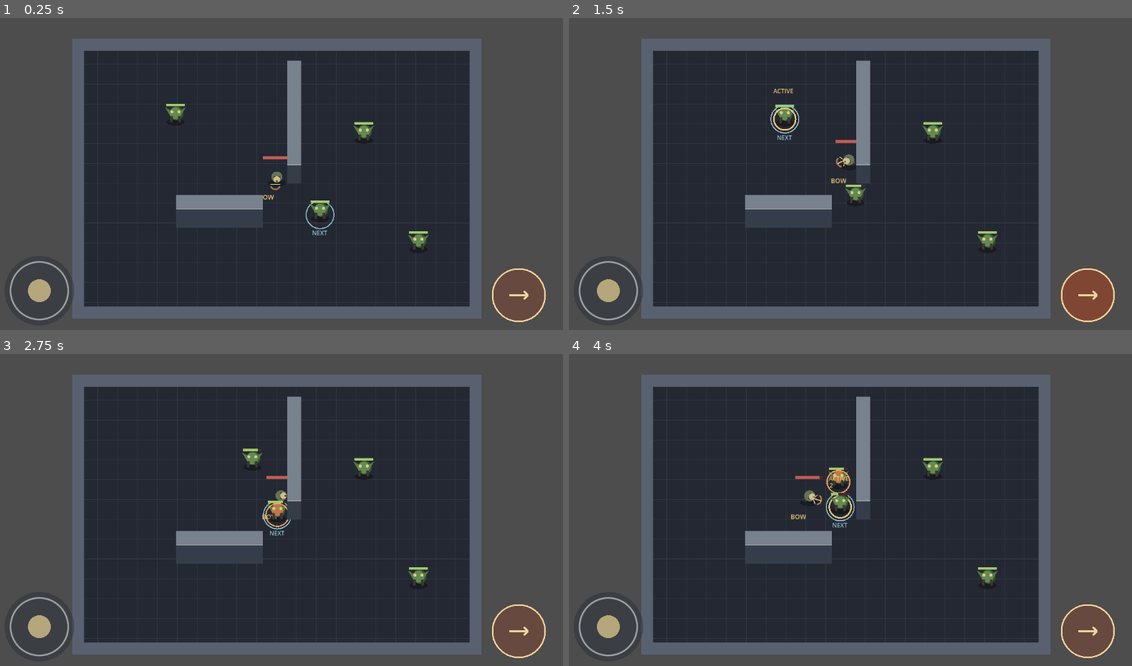
Above: before the commit, frames 1-4 (two rows, left to right).
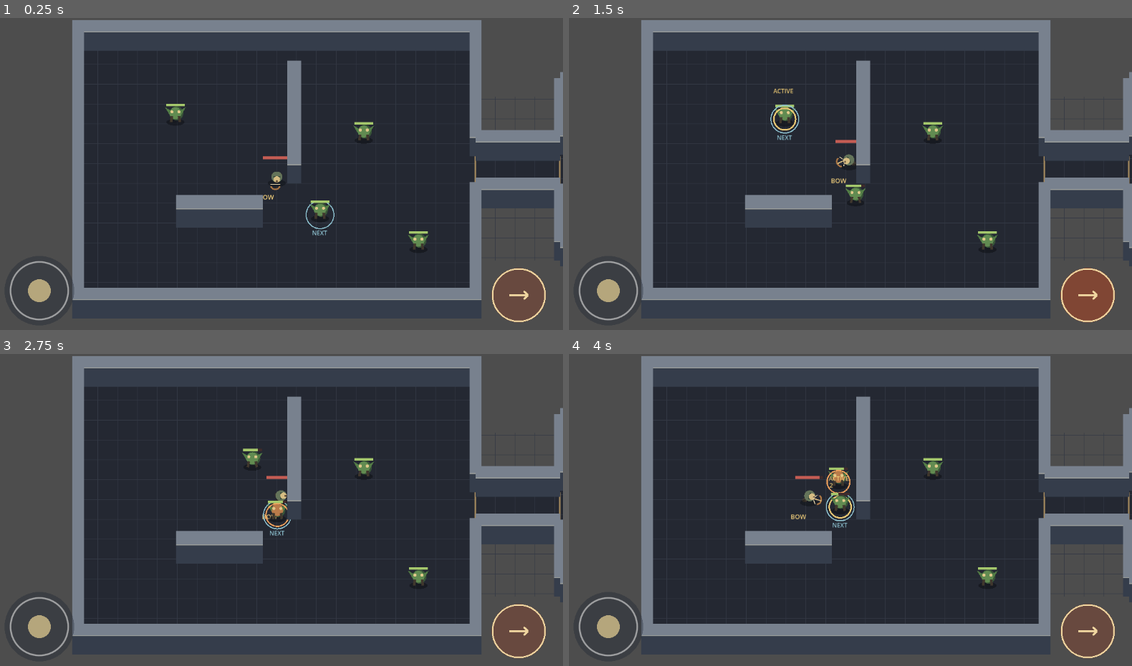
Above: after the commit, the same moments.

Repository: Jonty303/Project-Gauntlands
Game: Godot game, scene res://scenes/main.tscn
Same seed, same stepped clock (60 frames per second), same inputs: the game is played once before the commit and once after it.
Inputs (mouse positions are in pixels of both pictures, inside the frame that each line leads up to):
- Up to frame 1 (0.25 s): no input
- Up to frame 2 (1.5 s): tap Enter (ui_accept) at 0.5 s; drag from (608, 289) to (901, 108) at 0.52 s; drag from (1086, 295) to (816, 242) at 1.27 s
- Up to frame 3 (2.75 s): move the mouse to (332, 444) at 2.02 s; hold D (move_right) from 2.03 s (still down); tap Q (target_previous) at 2.1 s
- Up to frame 4 (4 s): release D (move_right) at 2.75 s; drag from (816, 578) to (675, 466) at 2.77 s; move the mouse to (1019, 563) at 3.52 s; hold A (move_left) from 3.53 s (still down); hold Space (attack) from 3.53 s (still down); tap Enter (ui_accept) at 3.77 s

The runs differ from the first frame. In frame 1, 18% of the frame differs, in the area x 12-100%, y 0-97%; in frame 2, 18%; in frame 3, 18%; in frame 4, 18%.

Commit message:
Extend perspective prototype with exterior raised walls doorway corridor and second chamber

Diff:
--- a/scripts/main.gd
+++ b/scripts/main.gd
@@ -10,6 +10,9 @@
 const SECOND_COVER_CENTER := Vector2(-115.0, 85.0)
 const SECOND_COVER_SIZE := Vector2(175.0, 28.0)
 const NAV_CELL := 20.0
+const CORRIDOR_RECT := Rect2(400.0, -48.0, 170.0, 96.0)
+const ROOM_RECT := Rect2(570.0, -165.0, 310.0, 330.0)
+const DOOR_HALF := 45.0
 const WALL_HEIGHT := 38.0
 const WALL_FACE_COLOR := Color("#353d4b")
 const WALL_TOP_COLOR := Color("#78818e")
@@ -19,7 +22,15 @@
     _create_wall("NorthWall", Vector2(0, -DUNGEON_SIZE.y / 2.0), Vector2(DUNGEON_SIZE.x + WALL_THICKNESS, WALL_THICKNESS))
     _create_wall("SouthWall", Vector2(0, DUNGEON_SIZE.y / 2.0), Vector2(DUNGEON_SIZE.x + WALL_THICKNESS, WALL_THICKNESS))
     _create_wall("WestWall", Vector2(-DUNGEON_SIZE.x / 2.0, 0), Vector2(WALL_THICKNESS, DUNGEON_SIZE.y + WALL_THICKNESS))
-    _create_wall("EastWall", Vector2(DUNGEON_SIZE.x / 2.0, 0), Vector2(WALL_THICKNESS, DUNGEON_SIZE.y + WALL_THICKNESS))
+    _create_wall("EastWallUpper", Vector2(400.0, -157.5), Vector2(WALL_THICKNESS, 225.0))
+    _create_wall("EastWallLower", Vector2(400.0, 157.5), Vector2(WALL_THICKNESS, 225.0))
+    _create_wall("CorridorNorth", Vector2(485.0, -48.0), Vector2(170.0, WALL_THICKNESS))
+    _create_wall("CorridorSouth", Vector2(485.0, 48.0), Vector2(170.0, WALL_THICKNESS))
+    _create_wall("RoomNorth", Vector2(725.0, -165.0), Vector2(310.0, WALL_THICKNESS))
+    _create_wall("RoomSouth", Vector2(725.0, 165.0), Vector2(310.0, WALL_THICKNESS))
+    _create_wall("RoomEast", Vector2(880.0, 0.0), Vector2(WALL_THICKNESS, 330.0))
+    _create_wall("RoomWestUpper", Vector2(570.0, -106.5), Vector2(WALL_THICKNESS, 117.0))
+    _create_wall("RoomWestLower", Vector2(570.0, 106.5), Vector2(WALL_THICKNESS, 117.0))
     _create_wall("CoverWall", COVER_CENTER, COVER_SIZE)
     _create_wall("SecondCoverWall", SECOND_COVER_CENTER, SECOND_COVER_SIZE)
     _build_navigation()
@@ -34,6 +45,20 @@
             actor.z_index = 1
     _add_wall_visual(COVER_CENTER, COVER_SIZE)
     _add_wall_visual(SECOND_COVER_CENTER, SECOND_COVER_SIZE)
+    for segment in [
+        [Vector2(0.0, -270.0), Vector2(824.0, 24.0)],
+        [Vector2(0.0, 270.0), Vector2(824.0, 24.0)],
+        [Vector2(-400.0, 0.0), Vector2(24.0, 564.0)],
+        [Vector2(400.0, -157.5), Vector2(24.0, 225.0)],
+        [Vector2(400.0, 157.5), Vector2(24.0, 225.0)],
+        [Vector2(485.0, -48.0), Vector2(170.0, 24.0)],
+        [Vector2(485.0, 48.0), Vector2(170.0, 24.0)],
+        [Vector2(725.0, -165.0), Vector2(310.0, 24.0)],
+        [Vector2(725.0, 165.0), Vector2(310.0, 24.0)],
+        [Vector2(880.0, 0.0), Vector2(24.0, 330.0)],
+        [Vector2(570.0, -106.5), Vector2(24.0, 117.0)],
+        [Vector2(570.0, 106.5), Vector2(24.0, 117.0)]]:
+        _add_wall_visual(segment[0], segment[1])
 
 func _add_wall_visual(center: Vector2, size: Vector2) -> void:
     var visual := Node2D.new()
@@ -45,7 +70,7 @@
 
 func _build_navigation() -> void:
     navigation_grid = AStarGrid2D.new()
-    navigation_grid.region = Rect2i(-19, -12, 39, 25)
+    navigation_grid.region = Rect2i(-19, -12, 64, 25)
     navigation_grid.cell_size = Vector2(NAV_CELL, NAV_CELL)
     navigation_grid.offset = Vector2.ZERO
     navigation_grid.diagonal_mode = AStarGrid2D.DIAGONAL_MODE_NEVER
@@ -53,7 +78,10 @@
     for x in range(navigation_grid.region.position.x, navigation_grid.region.end.x):
         for y in range(navigation_grid.region.position.y, navigation_grid.region.end.y):
             var point := Vector2(x * NAV_CELL, y * NAV_CELL)
-            if _inside_cover(point, COVER_CENTER, COVER_SIZE) or _inside_cover(point, SECOND_COVER_CENTER, SECOND_COVER_SIZE):
+            var within_main := absf(point.x) < 378.0 and absf(point.y) < 248.0
+            var within_corridor := point.x >= 380.0 and point.x < 585.0 and absf(point.y) < 27.0
+            var within_room := point.x >= 585.0 and point.x < 858.0 and absf(point.y) < 143.0
+            if not (within_main or within_corridor or within_room) or _inside_cover(point, COVER_CENTER, COVER_SIZE) or _inside_cover(point, SECOND_COVER_CENTER, SECOND_COVER_SIZE):
                 navigation_grid.set_point_solid(Vector2i(x, y), true)
 
 func _inside_cover(point: Vector2, center: Vector2, size: Vector2) -> bool:
@@ -103,6 +131,12 @@
 func _draw() -> void:
     var floor_rect := Rect2(-DUNGEON_SIZE / 2.0, DUNGEON_SIZE)
     draw_rect(floor_rect, FLOOR_COLOR)
+    draw_rect(CORRIDOR_RECT, FLOOR_COLOR)
+    draw_rect(ROOM_RECT, FLOOR_COLOR)
+    for x in range(400, 881, 40):
+        draw_line(Vector2(x, -165), Vector2(x, 165), GRID_COLOR)
+    for y in range(-160, 161, 40):
+        draw_line(Vector2(400, y), Vector2(880, y), GRID_COLOR)
     for x in range(-400, 401, 40):
         draw_line(Vector2(x, -270), Vector2(x, 270), GRID_COLOR)
     for y in range(-270, 271, 40):
@@ -113,5 +147,8 @@
     draw_rect(Rect2(-half.x - t / 2.0, -half.y - t / 2.0, DUNGEON_SIZE.x + t, t), WALL_COLOR)
     draw_rect(Rect2(-half.x - t / 2.0, half.y - t / 2.0, DUNGEON_SIZE.x + t, t), WALL_COLOR)
     draw_rect(Rect2(-half.x - t / 2.0, -half.y - t / 2.0, t, DUNGEON_SIZE.y + t), WALL_COLOR)
-    draw_rect(Rect2(half.x - t / 2.0, -half.y - t / 2.0, t, DUNGEON_SIZE.y + t), WALL_COLOR)
-    draw_rect(Rect2(COVER_CENTER - COVER_SIZE / 2.0, COVER_SIZE), WALL_COLOR)
+    # East side has a real doorway; its two sections are rendered as raised walls.
+    # Door threshold and frame remain visible while the opening stays traversable.
+    draw_line(Vector2(400, -DOOR_HALF), Vector2(400, DOOR_HALF), Color("#a58a5e"), 3.0)
+    draw_line(Vector2(570, -DOOR_HALF), Vector2(570, DOOR_HALF), Color("#a58a5e"), 3.0)
+    draw_string(ThemeDB.fallback_font, Vector2(624, -95), "CHAMBER II", HORIZONTAL_ALIGNMENT_LEFT, -1, 15, Color("#aeb6b9"))
